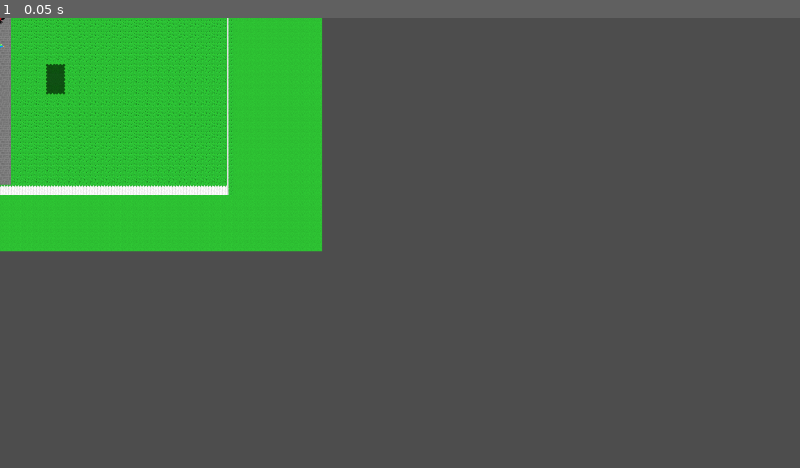
Above: before the commit, frame 1.
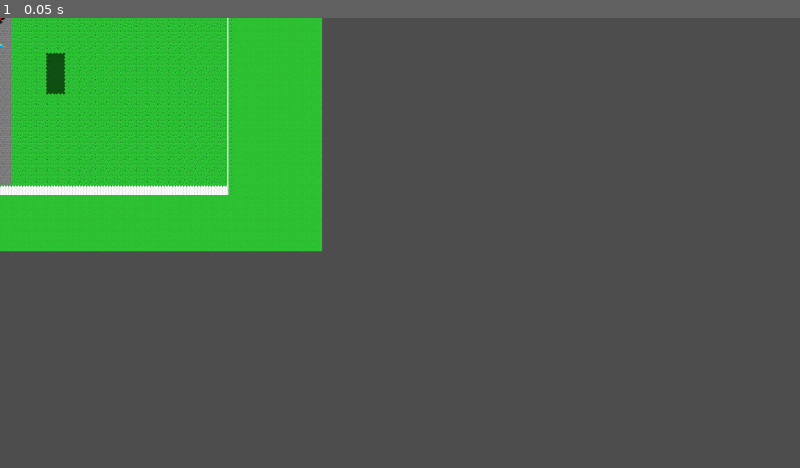
Above: after the commit, the same moment.

Repository: Birb-Games/the-legend-of-the-lawns
Game: Godot game, scene res://scenes/lawns/basic_lawn.tscn
The game is run twice, just before and just after one commit, with the same random seed, the same clock (stepped at 60 frames per second) and the same inputs. This scene is started directly instead of the project's main scene.
Inputs:
- Up to frame 1 (0.05 s): no input

The runs differ from the first frame. In frame 1, less than 0.1% of the frame differs, in the area x 5-9%, y 7-12%.

Commit message:
Implemented hedge generation chance

Diff:
--- a/scripts/lawn_generators/basic_lawn_generator.gd
+++ b/scripts/lawn_generators/basic_lawn_generator.gd
@@ -9,6 +9,9 @@
 	prune_hedges()
 
 func generate_hedge(generation_point: Node2D) -> void:
+	if randf() > generation_point.generation_chance:
+		return
+
 	# Create rectangle
 	var hedge: TileMapPattern = TileMapPattern.new()
 	var size: Vector2i = Vector2i(randi_range(generation_point.min_size.x, generation_point.max_size.x), randi_range(generation_point.min_size.y, generation_point.max_size.y))
